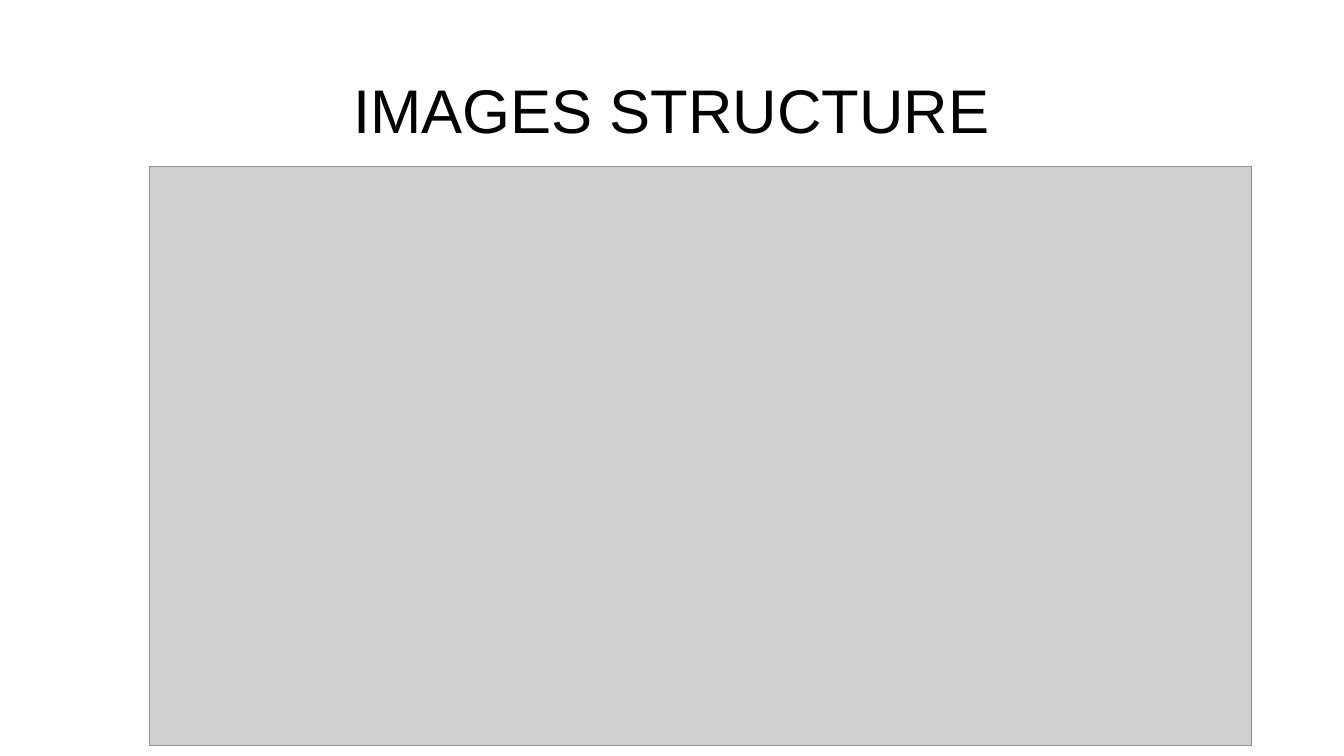
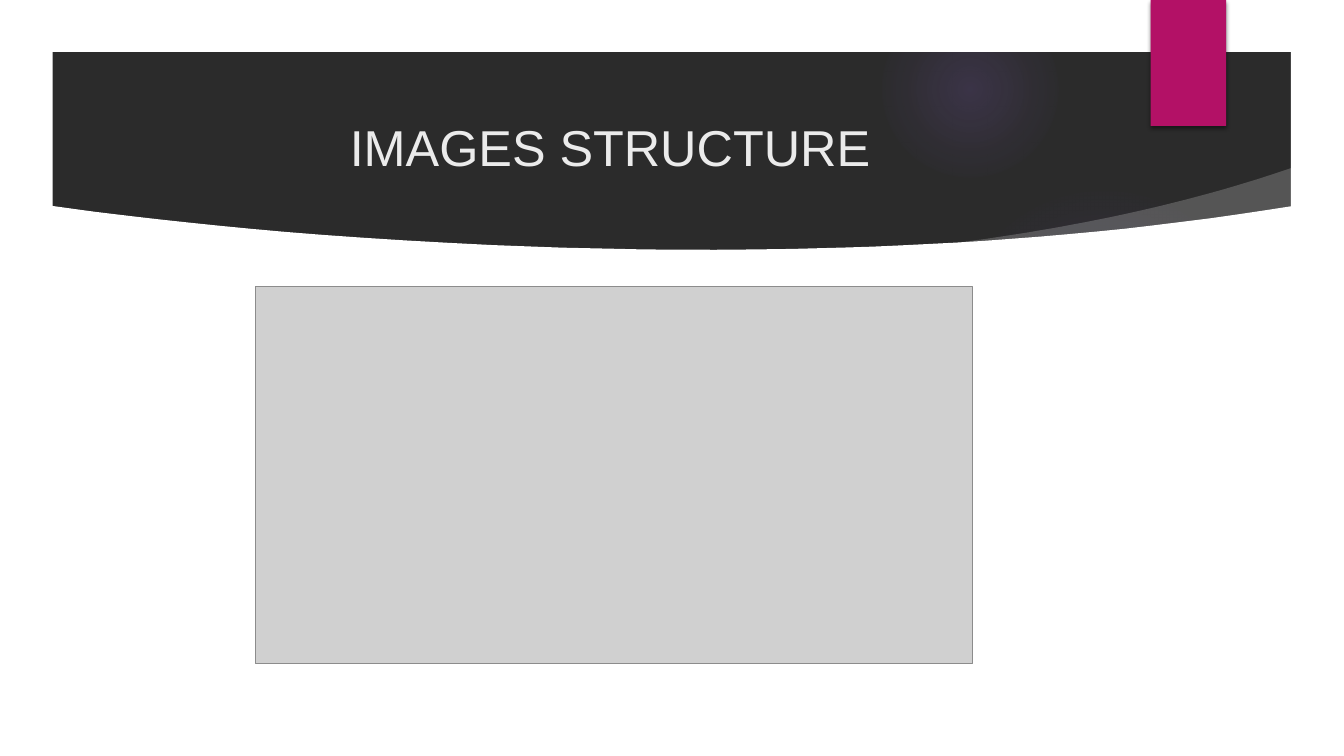
Before and after one commit to devbysamcloudy/FINAL-PROJECT, a slide deck: slide 11 of JARVIS AI Assistant.pptx. Drawn at 1344x756 pixels with LibreOffice and Linux fonts; fonts in the diff are those of the drawing; grey boxes stand for pictures; background and template pictures are left out; a plain dark background stands for a picture behind light text. Boxes give left, top, right and bottom in pixels: in the first picture for what was removed or moved away, otherwise in the second. Text is boxed around its words. In the diff, an @@ line names an element or a change of style, - is before the commit and + after.

```diff
--- a/JARVIS AI Assistant.pptx
+++ b/JARVIS AI Assistant.pptx
@@ background #FFFFFF to picture (left out) @@
@@ group added at [0, 0, 1344, 756]: 5 ellipses, 3 freeform shapes @@
@@ rectangle added at [1150, 0, 1226, 126], fill #B31166 @@
@@ title "IMAGES STRUCTURE": place and size @@
-title "IMAGES STRUCTURE" at [353, 90, 990, 134]
+title "IMAGES STRUCTURE" at [350, 131, 871, 167]
@@ title "IMAGES STRUCTURE" at [350, 131, 871, 167]: size 44 to 36 pt, text colour #000000 to #EBEBEB; line spacing 0.9 to 1 @@
@@ picture: place and size @@
-picture at [149, 166, 1251, 745]
+picture at [255, 287, 973, 664]
```
Also in this commit, not shown: 13 other slides changed, 1 slide added, 2 other files.
